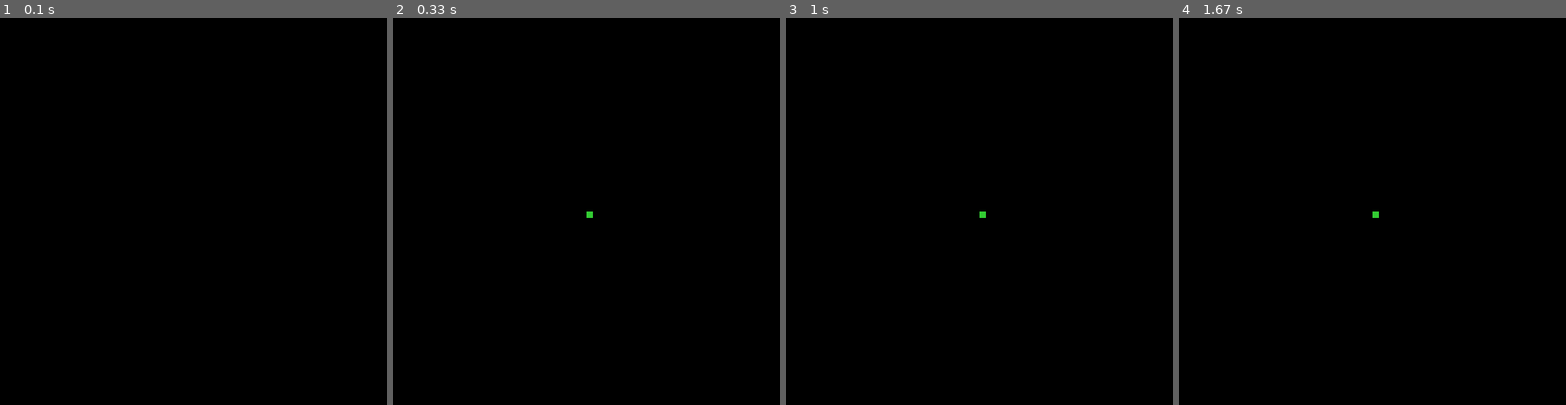
Above: before the commit, frames 1-4 (left to right).
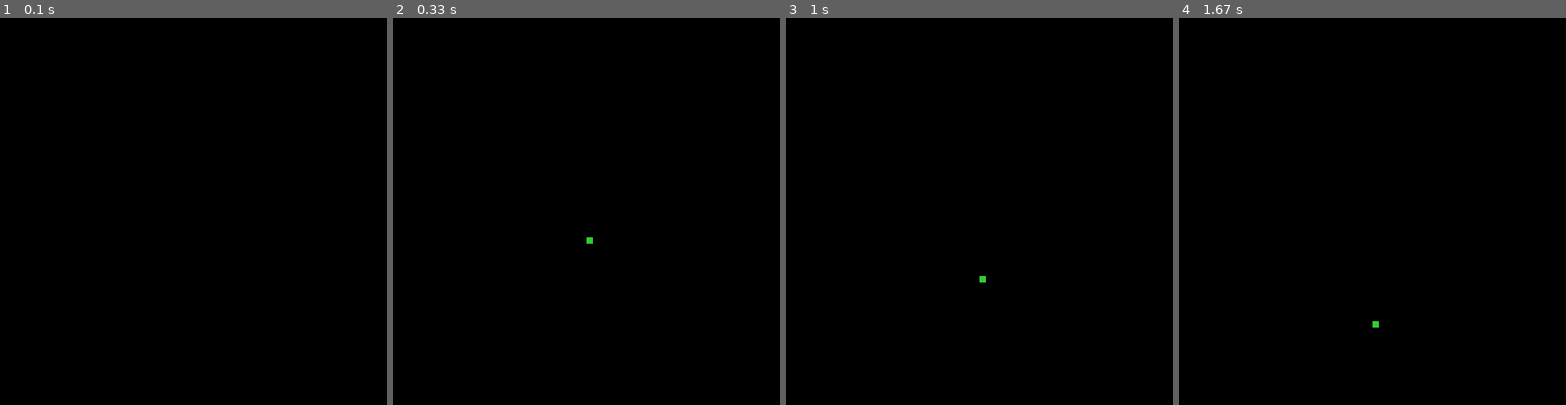
Above: after the commit, the same moments.

Repository: JanKurdila/pygame_snake
Game: pygame game, started from main.py
Same seed, same stepped clock (60 frames per second), same inputs: the game is played once before the commit and once after it.
Inputs:
- Up to frame 1 (0.1 s): no input
- Up to frame 2 (0.33 s): no input
- Up to frame 3 (1 s): no input
- Up to frame 4 (1.67 s): no input

Frame 1 is identical in both runs. In frame 2, less than 0.1% of the frame differs, in the area x 50-52%, y 50-59%; in frame 3, less than 0.1%; in frame 4, less than 0.1%.

Commit message:
3) Pohyb hlavičky hada podľa defaultného smeru

Diff:
--- a/main.py
+++ b/main.py
@@ -1,6 +1,17 @@
 import pygame
 from Config import config
 import sys
+
+def update_position(snake, direction, step):
+    if direction == "UP":
+        snake = [snake[0],snake[1]-step]
+    if direction == "DOWN":
+        snake = [snake[0],snake[1]+step]
+    if direction == "RIGHT":
+        snake = [snake[0]+step,snake[1]]
+    if direction == "LEFT":
+        snake = [snake[0]-step,snake[1]]
+    return snake
 
 if __name__ == "__main__":
     pygame.init()
@@ -8,6 +19,7 @@
     window = pygame.display.set_mode(config.ROZLISENIE)
     # Suradnica hlavy hadika
     had = [config.ROZLISENIE[0]//2, config.ROZLISENIE[1]//2]
+    smer = "DOWN" # Definujeme defaultný smer
 
     while True:
         # Ak vypnem okno, musím vypnuť pygame
@@ -15,6 +27,8 @@
             if event.type == pygame.QUIT:
                 pygame.quit() # Vypnutie pygamu
                 sys.exit() # Vypnutie celého programu
+
+        had = update_position(had, smer, config.VELKOST_HADA) # Mení sa pohyb hlavičky hada v závislosti, ako je nastavený defaultný smer
 
         # Vykreslenie hlavičky hadika
         pygame.draw.rect(window, config.FARBA_HLAVY_HADA, pygame.Rect(had[0], had[1], config.VELKOST_HADA, config.VELKOST_HADA))
